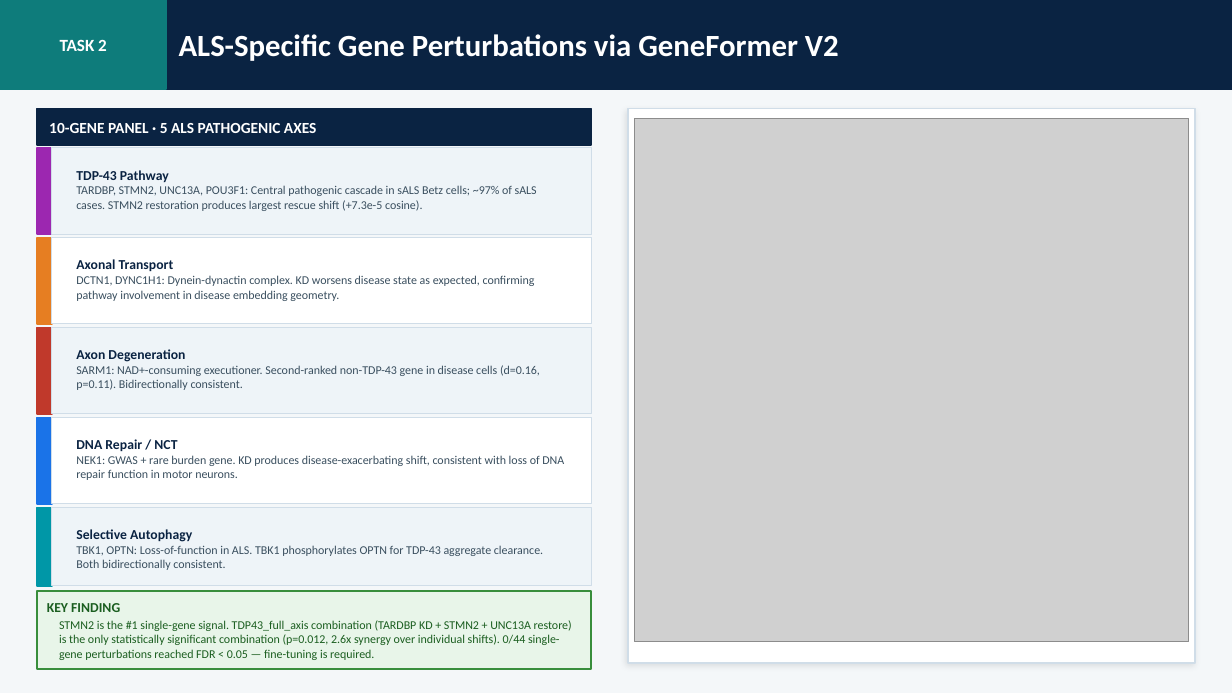
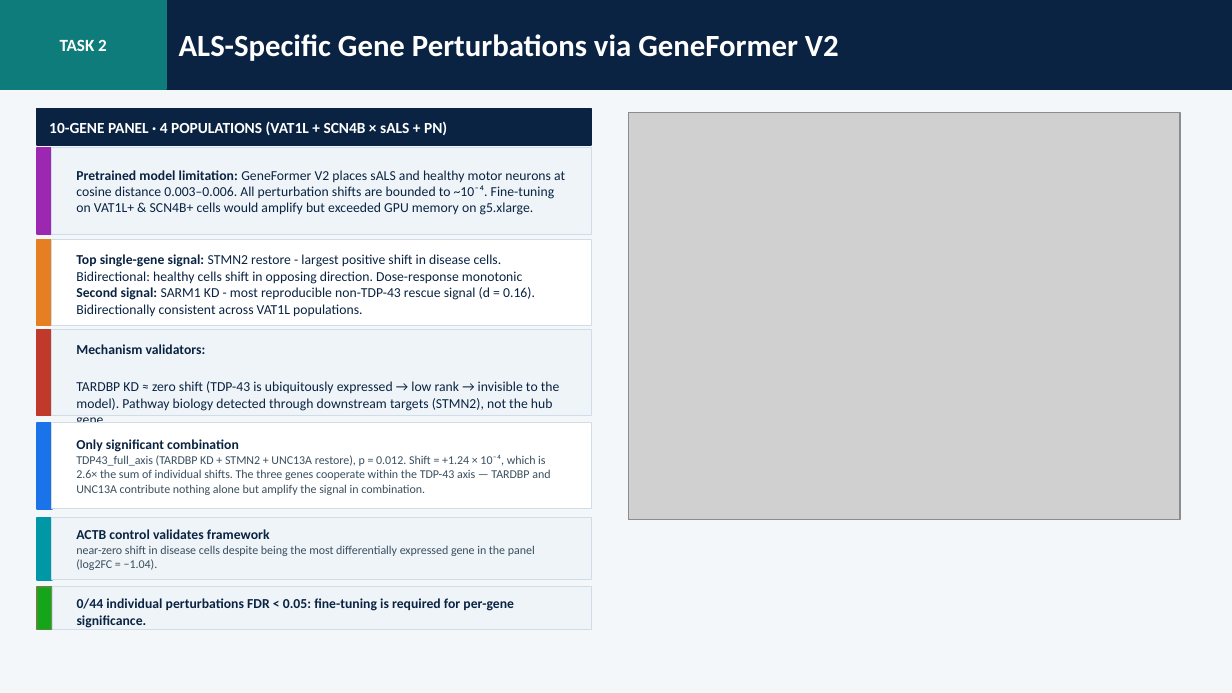
Before and after one commit to monikasekelja-main/scfm-helical-geneformer, a slide deck: slide 3 of slides/ALS_Perturbation_Results.pptx. Drawn at 1232x693 pixels with LibreOffice and Linux fonts; fonts in the diff are those of the drawing; grey boxes stand for pictures. Boxes give left, top, right and bottom in pixels: in the first picture for what was removed or moved away, otherwise in the second. Text is boxed around its words. In the diff, an @@ line names an element or a change of style, - is before the commit and + after.

```diff
--- a/slides/ALS_Perturbation_Results.pptx
+++ b/slides/ALS_Perturbation_Results.pptx
@@ picture: place and size @@
-picture at <box>634,118,1189,642</box>
+picture at <box>628,112,1180,520</box>
@@ rectangle removed at <box>628,108,1195,663</box> @@
@@ text at <box>49,121,447,135</box>: text changed @@
-10-GENE PANEL · 5 ALS PATHOGENIC AXES
+10-GENE PANEL · 4 POPULATIONS (VAT1L + SCN4B × sALS + PN)
@@ text at <box>76,170,565,215</box>: text changed; size 7 to 8 pt; text colour #3A4F5F to #0A2342 @@
-TDP-43 Pathway
-TARDBP, STMN2, UNC13A, POU3F1: Central pathogenic cascade in sALS Betz cells; ~97% of sALS cases. STMN2 restoration produces largest rescue shift (+7.3e-5 cosine).
+Pretrained model limitation: GeneFormer V2 places sALS and healthy motor neurons at cosine distance 0.003–0.006. All perturbation shifts are bounded to ~10⁻⁴. Fine-tuning on VAT1L+ & SCN4B+ cells would amplify but exceeded GPU memory on g5.xlarge.
@@ text at <box>76,254,535,317</box>: text changed; size 7 to 8 pt; text colour #3A4F5F to #0A2342 @@
-Axonal Transport
-DCTN1, DYNC1H1: Dynein-dynactin complex. KD worsens disease state as expected, confirming pathway involvement in disease embedding geometry.
+Top single-gene signal: STMN2 restore - largest positive shift in disease cells. Bidirectional: healthy cells shift in opposing direction. Dose-response monotonic
+Second signal: SARM1 KD - most reproducible non-TDP-43 rescue signal (d = 0.16). Bidirectionally consistent across VAT1L populations.
@@ text at <box>76,344,560,411</box>: text changed; size 7 to 8 pt; text colour #3A4F5F to #0A2342 @@
-Axon Degeneration
-SARM1: NAD+-consuming executioner. Second-ranked non-TDP-43 gene in disease cells (d=0.16, p=0.11). Bidirectionally consistent.
+Mechanism validators:
+TARDBP KD ≈ zero shift (TDP-43 is ubiquitously expressed → low rank → invisible to the model). Pathway biology detected through downstream targets (STMN2), not the hub gene.
@@ rectangle: place and size @@
-rectangle at <box>37,418,52,504</box>
+rectangle at <box>37,423,52,509</box>
@@ rectangle: place and size @@
-rectangle at <box>52,418,591,504</box>
+rectangle at <box>52,423,591,509</box>
@@ text at <box>76,439,550,495</box>: text changed @@
-DNA Repair / NCT
-NEK1: GWAS + rare burden gene. KD produces disease-exacerbating shift, consistent with loss of DNA repair function in motor neurons.
+Only significant combination
+TDP43_full_axis (TARDBP KD + STMN2 + UNC13A restore), p = 0.012. Shift = +1.24 × 10⁻⁴, which is 2.6× the sum of individual shifts. The three genes cooperate within the TDP-43 axis — TARDBP and UNC13A contribute nothing alone but amplify the signal in combination.
@@ rectangle: place and size @@
-rectangle at <box>37,508,52,586</box>
+rectangle at <box>37,517,52,579</box>
@@ rectangle: place and size @@
-rectangle at <box>52,508,591,585</box>
+rectangle at <box>52,517,591,579</box>
@@ text at <box>76,529,535,570</box>: text changed @@
-Selective Autophagy
-TBK1, OPTN: Loss-of-function in ALS. TBK1 phosphorylates OPTN for TDP-43 aggregate clearance. Both bidirectionally consistent.
+ACTB control validates framework
+near-zero shift in disease cells despite being the most differentially expressed gene in the panel (log2FC = −1.04).
@@ rectangle added at <box>37,586,52,630</box>, fill #14A51B, outline #5A8A39 1 pt @@
@@ rectangle: place and size @@
-rectangle at <box>37,590,591,669</box>
+rectangle at <box>52,586,591,630</box>
@@ rectangle at <box>52,586,591,630</box>: fill #E8F5E9 to #EEF4F8; outline #388E3C 1 pt to #D0DDE8 0.5 pt @@
@@ text at <box>77,598,514,628</box>: text changed; size 7 to 8 pt; text colour #1B5E20 to #0A2342; bold on @@
-STMN2 is the #1 single-gene signal. TDP43_full_axis combination (TARDBP KD + STMN2 + UNC13A restore) is the only statistically significant combination (p=0.012, 2.6x synergy over individual shifts). 0/44 single-gene perturbations reached FDR < 0.05 — fine-tuning is required.
+0/44 individual perturbations FDR < 0.05: fine-tuning is required for per-gene significance.
@@ text removed at <box>47,603,120,612</box> @@
-KEY FINDING
```
Also in this commit, not shown: 1 other slide changed, 1 slide added, 1 slide removed.
